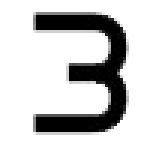
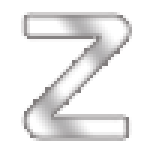
Layer changes from the first (153, 153) image to the second:
added layer "Letter Z" above "Letter Y" over [24, 15, 129, 138]
hid "Letter B", painted on it over [33, 12, 129, 138]
